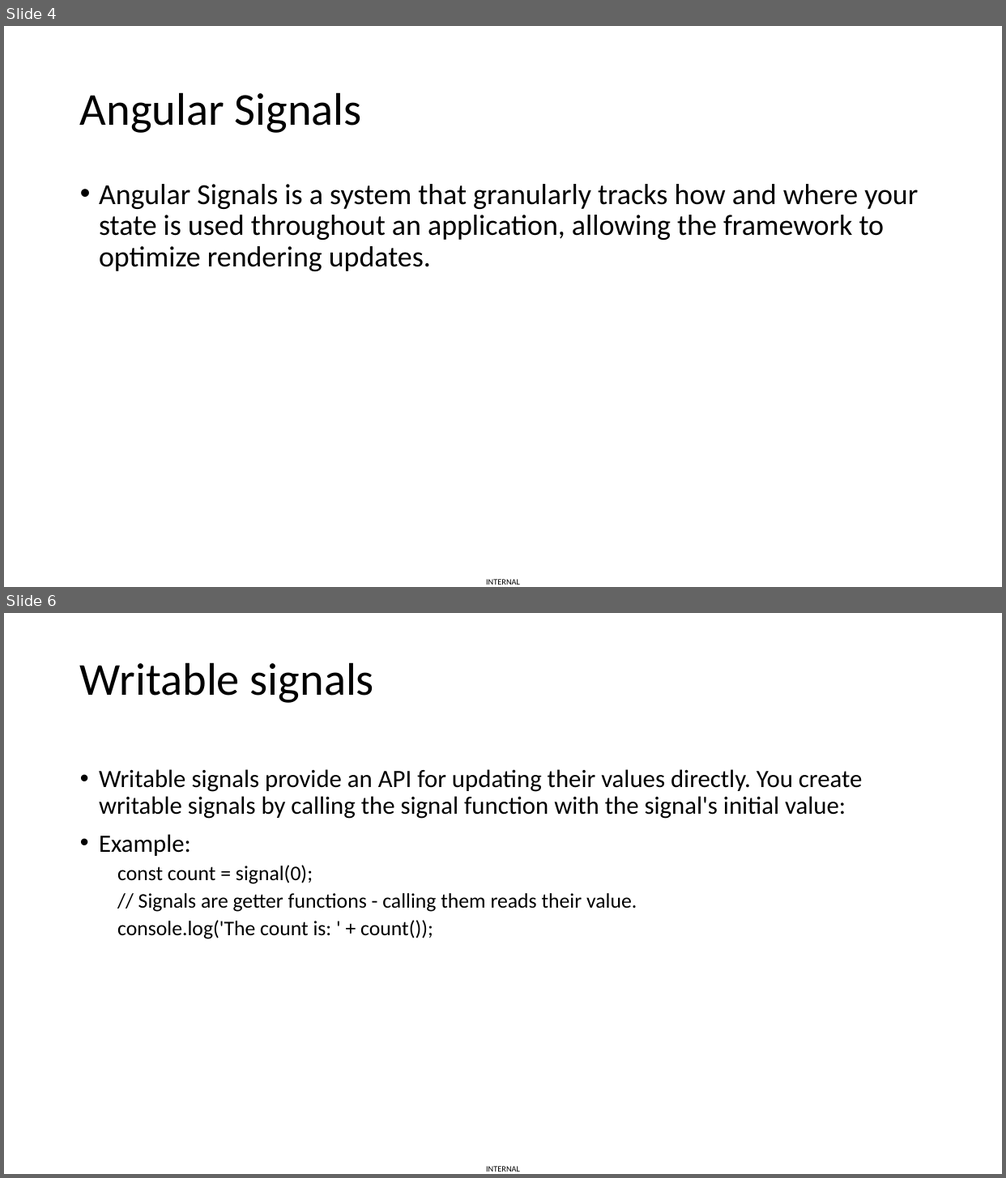
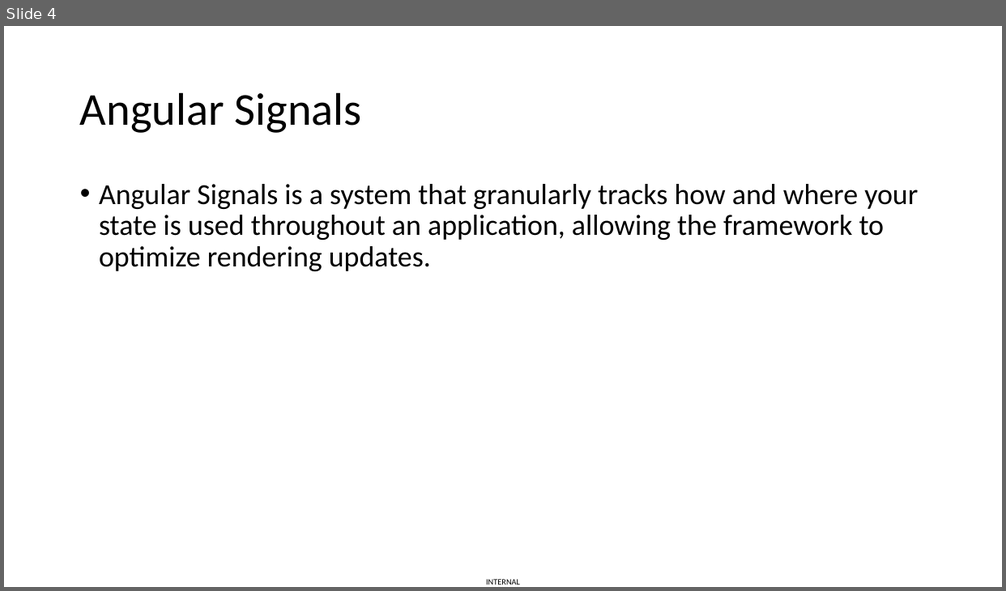
Before and after one commit to vuthaphai/ng-v16-new-features, a slide deck: Angular v16.pptx. Shown one above the other, each under a label of ours: slides 4 and 6 before the commit, slide 4 after it; the slides between them are not shown. The pictures are 1006x1178 and 1006x591 pixels, drawn with LibreOffice and Linux fonts; fonts in the diff are those of the drawing. Boxes give left, top, right and bottom in pixels: in the first picture for what was removed or moved away, otherwise in the second. Text is boxed around its words. In the diff, an @@ line names an element or a change of style, - is before the commit and + after.

Commit message:
basic signal

```diff
--- a/Angular v16.pptx
+++ b/Angular v16.pptx
@@ slide 6 removed at (4, 613, 1002, 1174), background #FFFFFF; not listed: 1 template element that a slide beside it also shows @@
@@ title removed at (80, 662, 374, 703) @@
-Writable signals
@@ text removed at (99, 769, 862, 939) @@
-• Writable signals provide an API for updating their values directly. You create writable signals by calling the signal function with the signal's initial value:
-• Example:
-  const count = signal(0);
-  // Signals are getter functions - calling them reads their value.
-  console.log('The count is: ' + count());
```
Also in this commit, not shown: 1 slide changed, 1 slide added, 2 other files.
